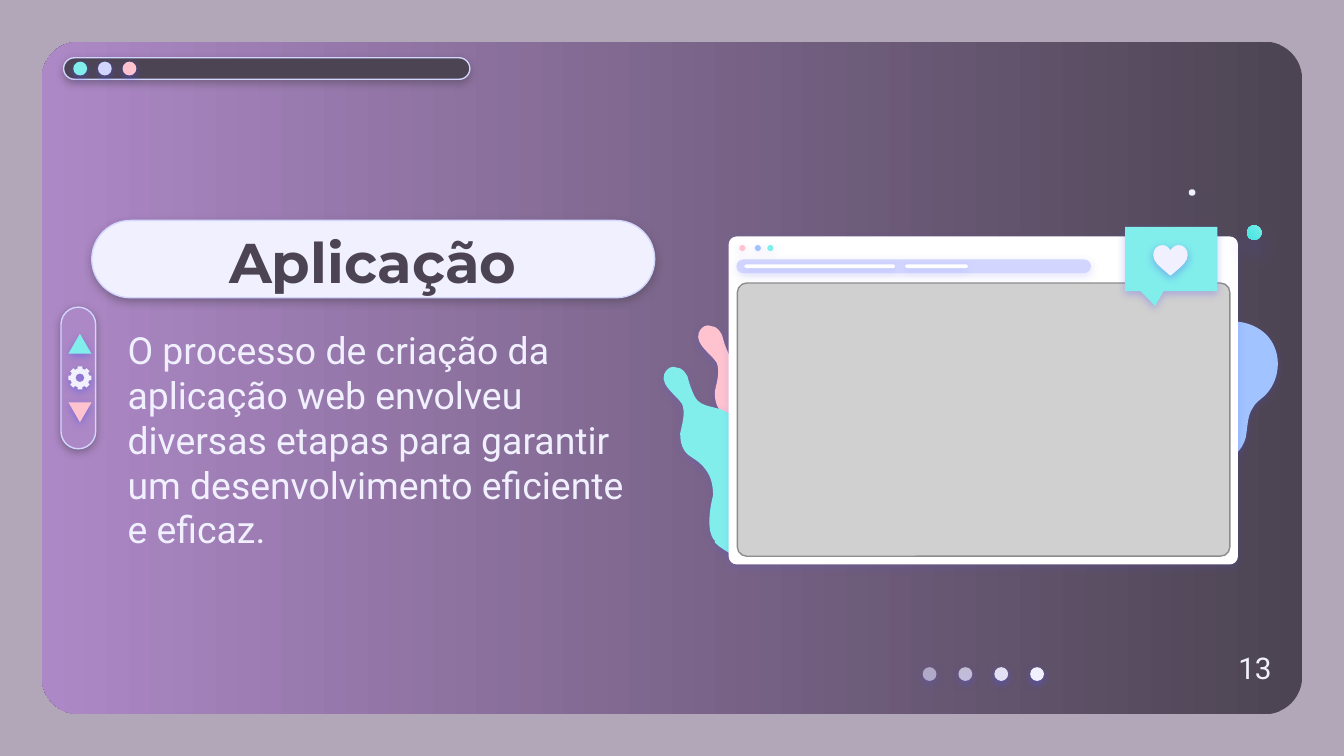
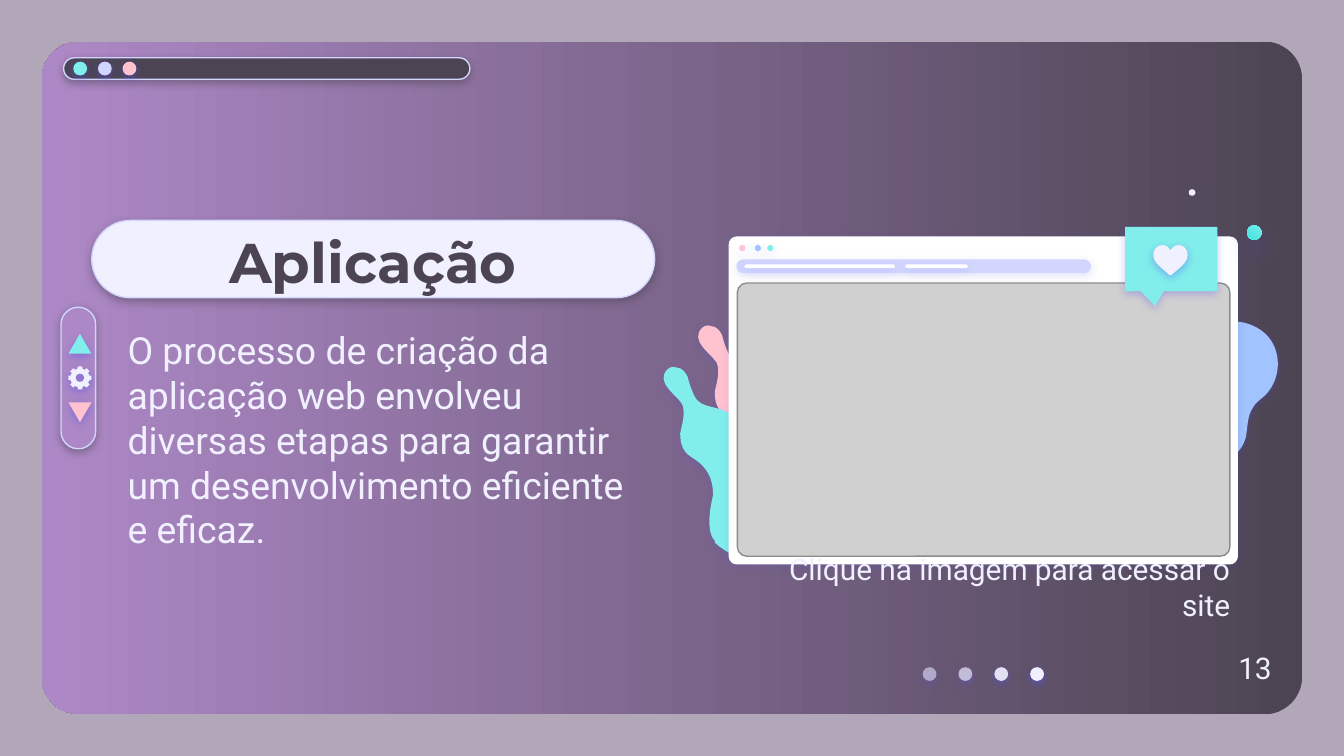
Before and after one commit to Localize-Jahu/Documentos, a slide deck: slide 13 of Slides/Localize Jahu - Apresentação.pptx. Drawn at 1344x756 pixels with LibreOffice and Linux fonts; fonts in the diff are those of the drawing; grey boxes stand for pictures. Boxes give left, top, right and bottom in pixels: in the first picture for what was removed or moved away, otherwise in the second. Text is boxed around its words. In the diff, an @@ line names an element or a change of style, - is before the commit and + after.

Commit message:
modified: docx e pptx

```diff
--- a/Slides/Localize Jahu - Apresentação.pptx
+++ b/Slides/Localize Jahu - Apresentação.pptx
@@ text added at <box>789,553,1230,617</box>, 16 pt, text #F1F0FF @@
+Clique na imagem para acessar o site
```
Also in this commit, not shown: 1 other file.
